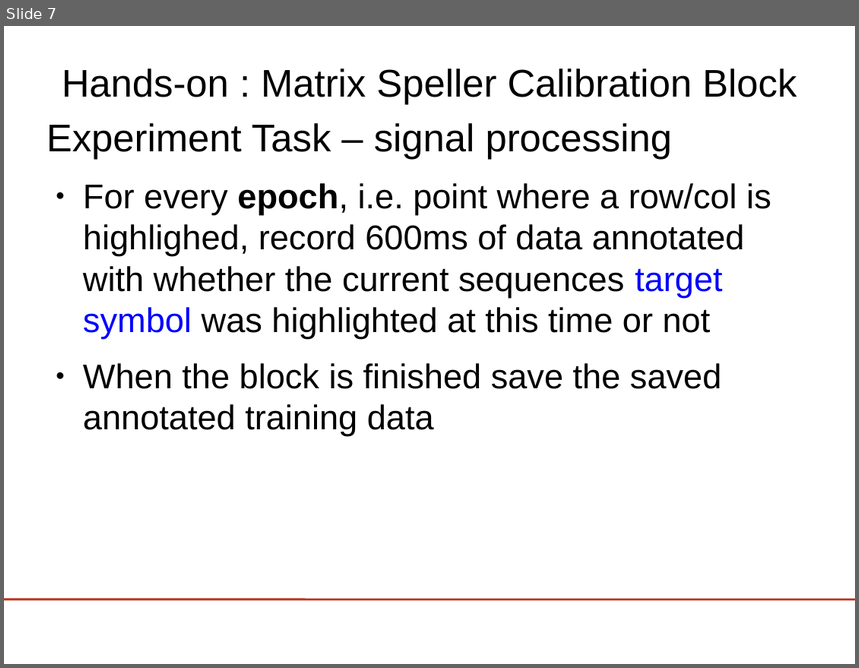
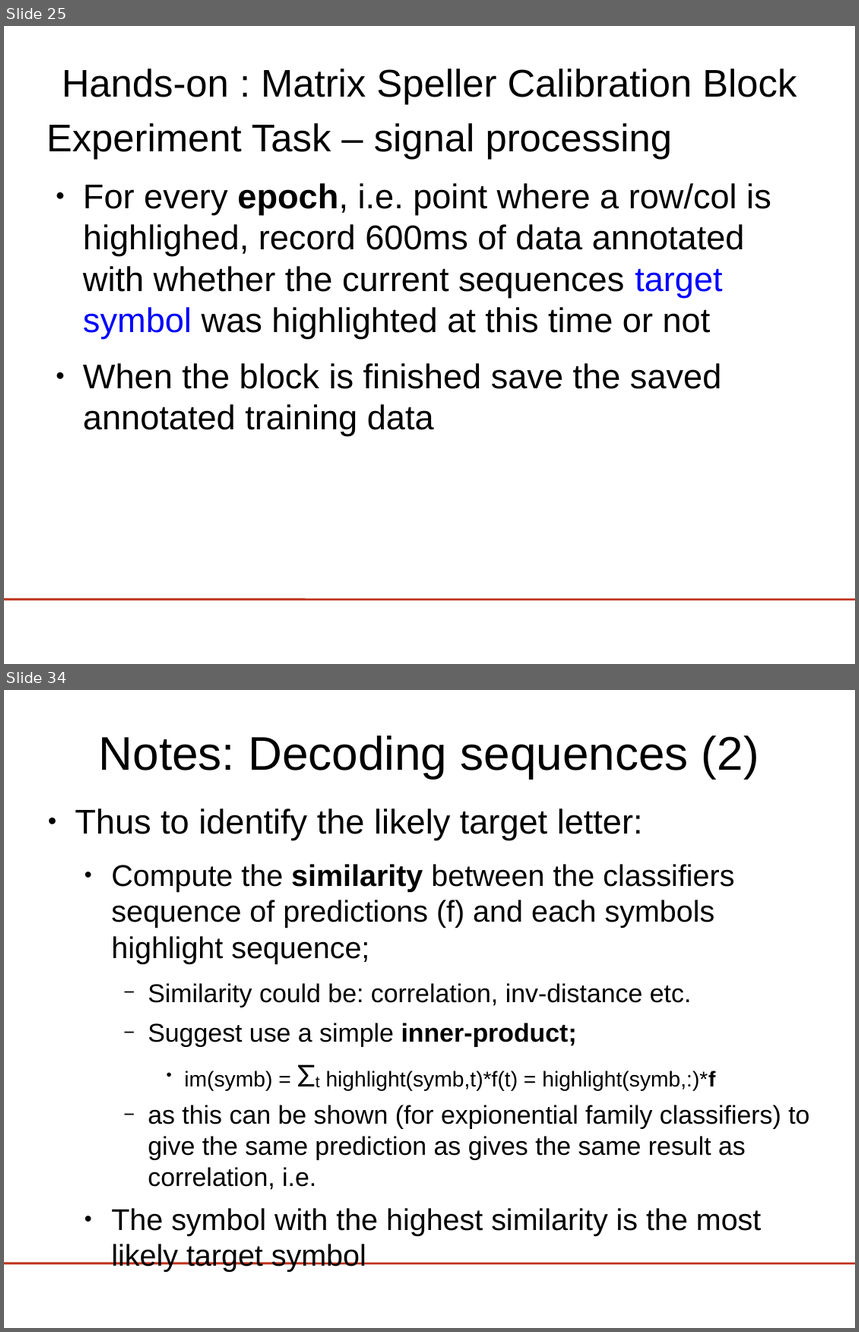
Before and after one commit to jadref/buffer_bci, a slide deck: tutorial/lect5-visspell/visualSpeller.odp. Shown one above the other, each under a label of ours: slide 7 before the commit, slides 25 and 34 after it; the slides between them are not shown. The pictures are 859x668 and 859x1332 pixels, drawn with LibreOffice and Linux fonts; fonts in the diff are those of the drawing; background and template pictures are left out. Boxes give left, top, right and bottom in pixels: in the first picture for what was removed or moved away, otherwise in the second. Text is boxed around its words. In the diff, an @@ line names an element or a change of style, - is before the commit and + after.

```diff
--- a/tutorial/lect5-visspell/visualSpeller.odp
+++ b/tutorial/lect5-visspell/visualSpeller.odp
@@ slide 34 added at <box>4,690,855,1328</box>, background #FFFFFF; not listed: 1 template element that a slide beside it also shows @@
@@ title added at <box>99,736,759,778</box>, 44 pt, text #000000 @@
+Notes: Decoding sequences (2)
@@ text added at <box>75,809,810,1272</box>, 24 pt, text #000000 @@
+● Thus to identify the likely target letter:
+  ● Compute the similarity between the classifiers sequence of predictions (f) and each symbols highlight sequence;
+    − Similarity could be: correlation, inv-distance etc.
+    − Suggest use a simple inner-product;
+      ● im(symb) = Σt highlight(symb,t)*f(t) = highlight(symb,:)*f
+    − as this can be shown (for expionential family classifiers) to give the same prediction as gives the same result as correlation, i.e.
+  ● The symbol with the highest similarity is the most likely target symbol
@@ what was slide 7 is now slide 25 @@
```
Also in this commit, not shown: 4 slides changed, 17 other slides added.
